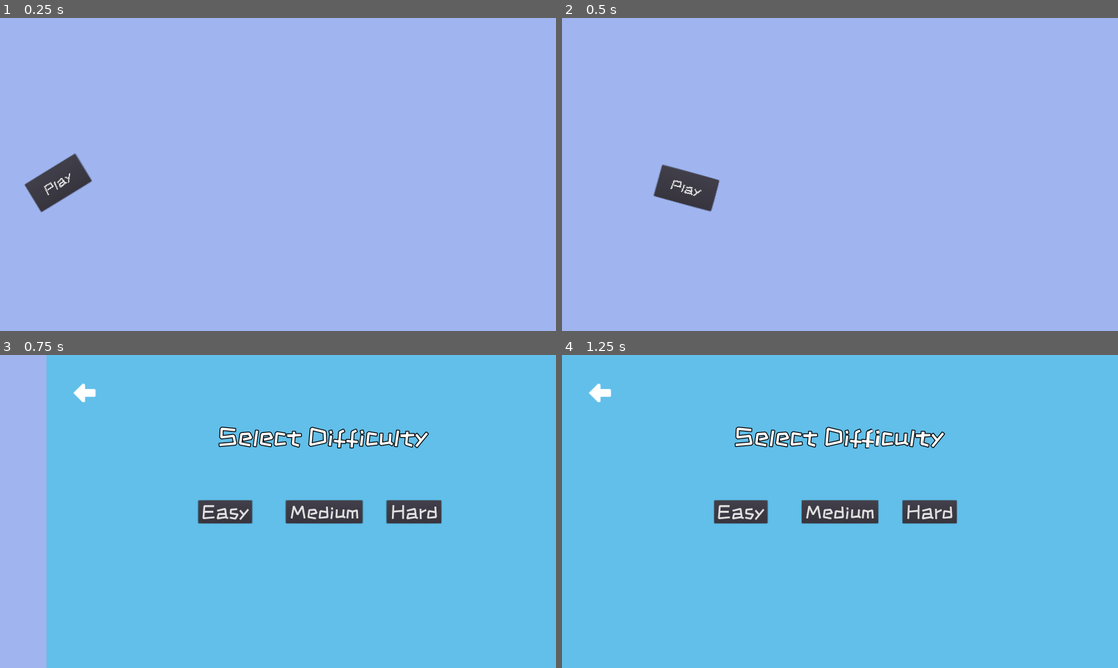
Above: before the commit, frames 1-4 (two rows, left to right).
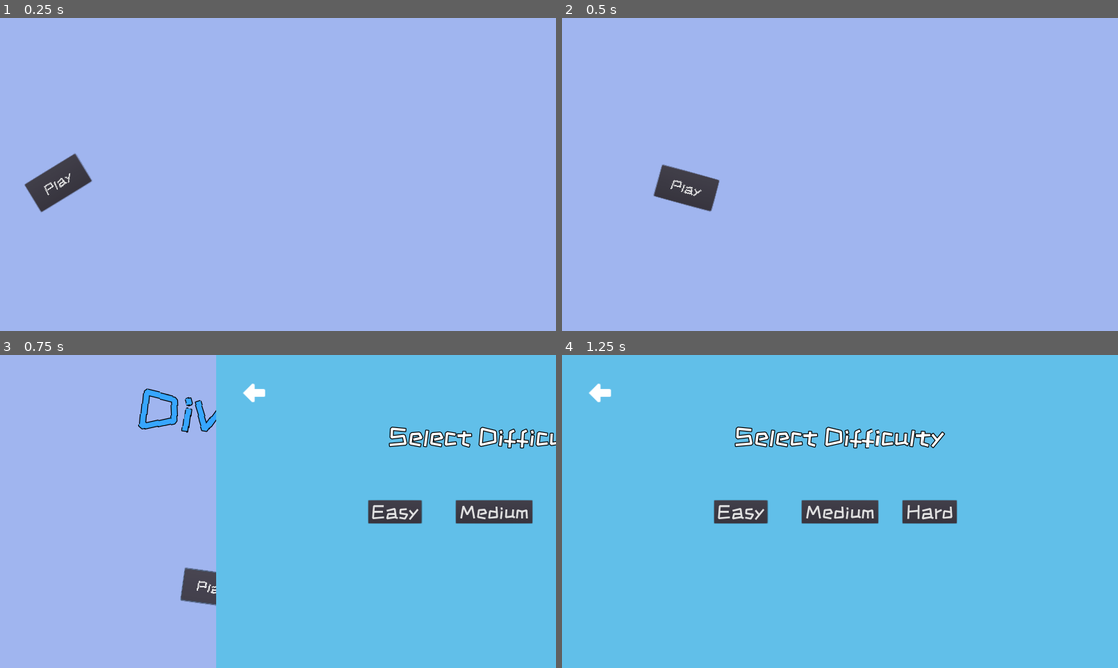
Above: after the commit, the same moments.

Repository: cpvanlue/dive-bug
Game: Godot game, scene res://MainMenu/MainMenu.tscn
Same seed, same stepped clock (60 frames per second), same inputs: the game is played once before the commit and once after it.
Inputs:
- Up to frame 1 (0.25 s): no input
- Up to frame 2 (0.5 s): no input
- Up to frame 3 (0.75 s): click "Play" at 0.5 s
- Up to frame 4 (1.25 s): no input

Frames 1-2 are identical in both runs. In frame 3, 36% of the frame differs, in the area x 8-100%, y 0-100%; in frame 4, nothing differs.

Commit message:
Update animation duration for Settings and DifficultySelect

Diff:
--- a/DifficultySelect/DifficultySelect.tscn
+++ b/DifficultySelect/DifficultySelect.tscn
@@ -16,7 +16,7 @@
 
 [sub_resource type="Animation" id=3]
 resource_name = "slide"
-length = 0.2
+length = 0.3
 tracks/0/type = "value"
 tracks/0/path = NodePath(".:offset")
 tracks/0/interp = 1
@@ -24,7 +24,7 @@
 tracks/0/imported = false
 tracks/0/enabled = true
 tracks/0/keys = {
-"times": PoolRealArray( 0, 0.2 ),
+"times": PoolRealArray( 0, 0.3 ),
 "transitions": PoolRealArray( 1, 1 ),
 "update": 0,
 "values": [ Vector2( 1280, 0 ), Vector2( 0, 0 ) ]
--- a/Settings/Settings.tscn
+++ b/Settings/Settings.tscn
@@ -24,7 +24,7 @@
 
 [sub_resource type="Animation" id=4]
 resource_name = "settings"
-length = 0.2
+length = 0.3
 tracks/0/type = "value"
 tracks/0/path = NodePath(".:offset")
 tracks/0/interp = 1
@@ -32,13 +32,15 @@
 tracks/0/imported = false
 tracks/0/enabled = true
 tracks/0/keys = {
-"times": PoolRealArray( 0, 0.2 ),
+"times": PoolRealArray( 0, 0.3 ),
 "transitions": PoolRealArray( 1, 1 ),
 "update": 0,
 "values": [ Vector2( -1280, 0 ), Vector2( 0, 0 ) ]
 }
 
 [node name="Settings" type="CanvasLayer"]
+offset = Vector2( -1280, 0 )
+transform = Transform2D( 1, 0, 0, 1, -1280, 0 )
 script = ExtResource( 2 )
 
 [node name="Control" type="Control" parent="."]
